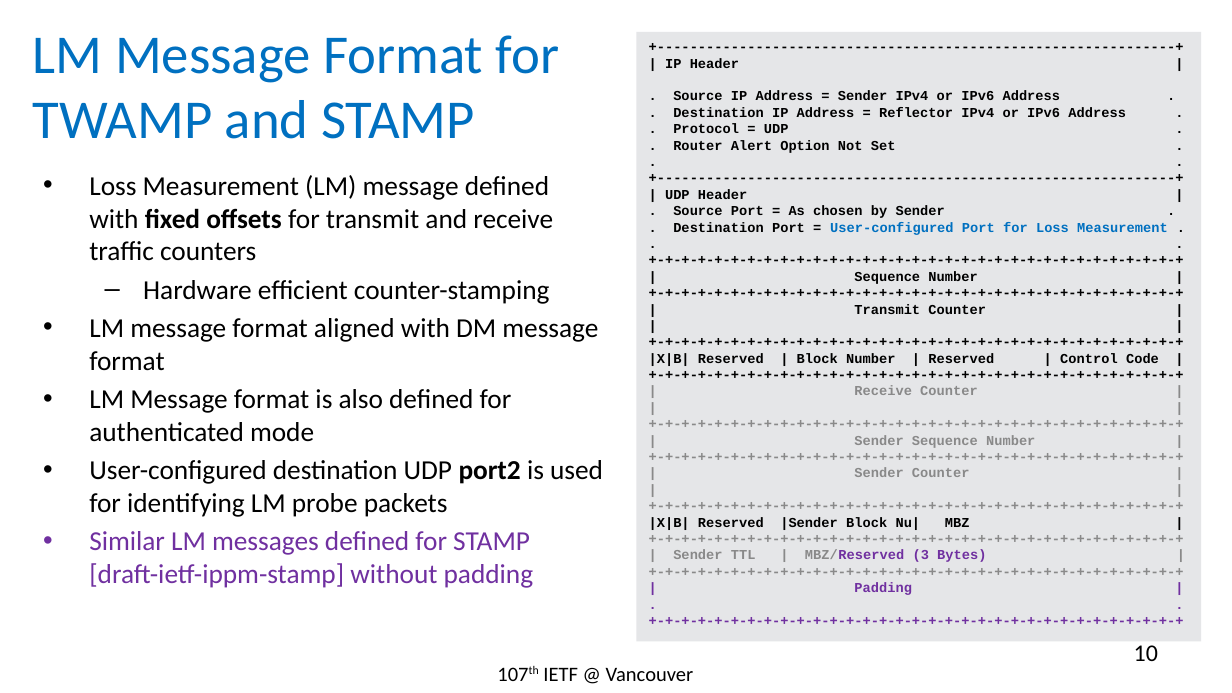
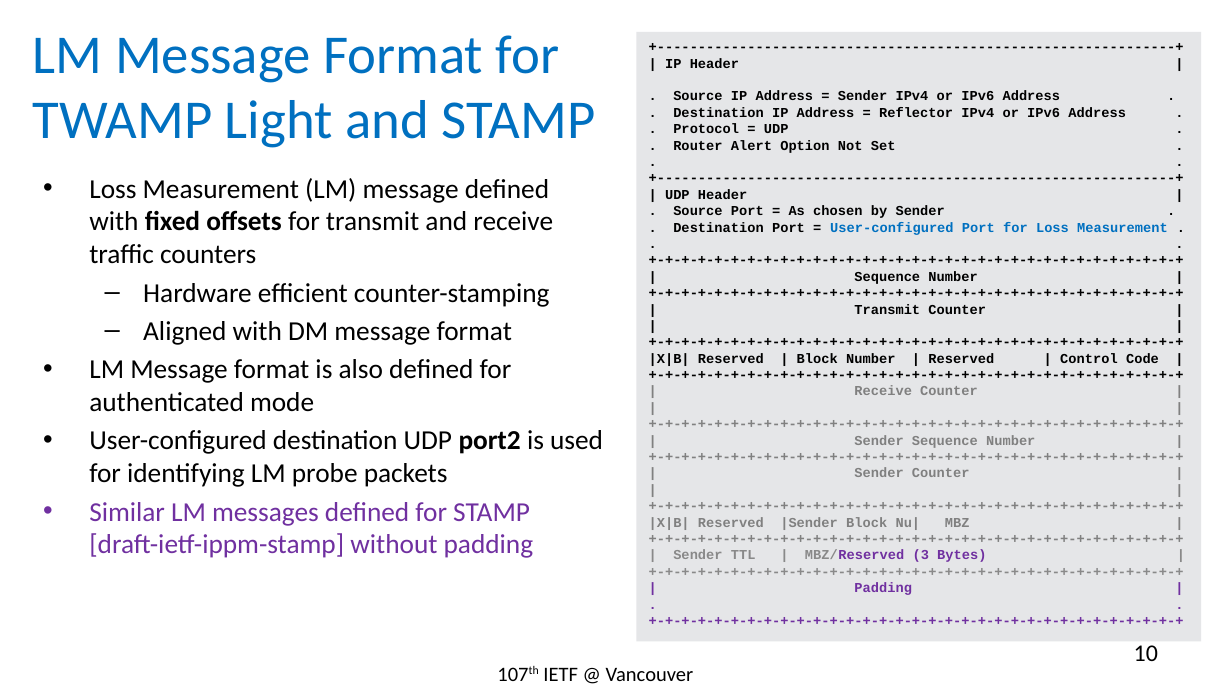
Before and after one commit to rakgandhi/ietf-slides, a slide deck: slide 10 of draft-gandhi-spring-twamp-srpm-07.pptx. Drawn at 1232x693 pixels with LibreOffice and Linux fonts; fonts in the diff are those of the drawing. Boxes give left, top, right and bottom in pixels: in the first picture for what was removed or moved away, otherwise in the second. Text is boxed around its words. In the diff, an @@ line names an element or a change of style, - is before the commit and + after.

```diff
--- a/draft-gandhi-spring-twamp-srpm-07.pptx
+++ b/draft-gandhi-spring-twamp-srpm-07.pptx
@@ title at (33, 35, 595, 148): text changed @@
-LM Message Format for TWAMP and STAMP
+LM Message Format for TWAMP Light and STAMP
@@ text at (143, 321, 512, 345): text changed @@
-• LM message format aligned with DM message format
+  – Aligned with DM message format
@@ text in rectangle at (649, 386, 1035, 530): text colour #898989 to #808080 in "| Receive Counter |", "| |", "+-+-+-+-+-+-+-+-+-+-+-+-+-+-+-+-+-+-+-+-+-+-+-+-+-+-+-+-+-+- ...", "| Sender Sequence Number |" and 5 more places; text colour #000000 to #808080 in "|X|B| Reserved |Sender Block Nu| MBZ |" @@
```
Also in this commit, not shown: 8 other slides changed.
